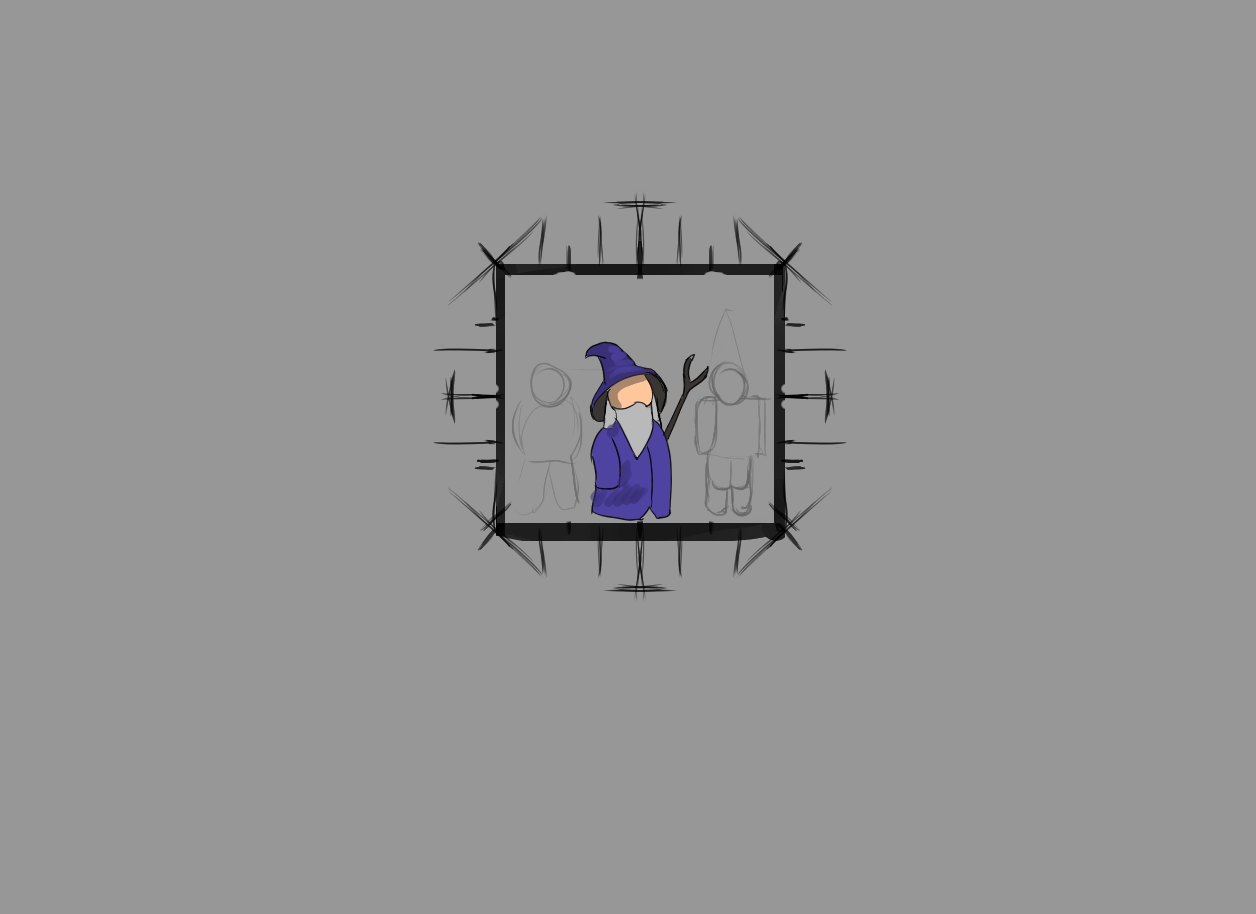
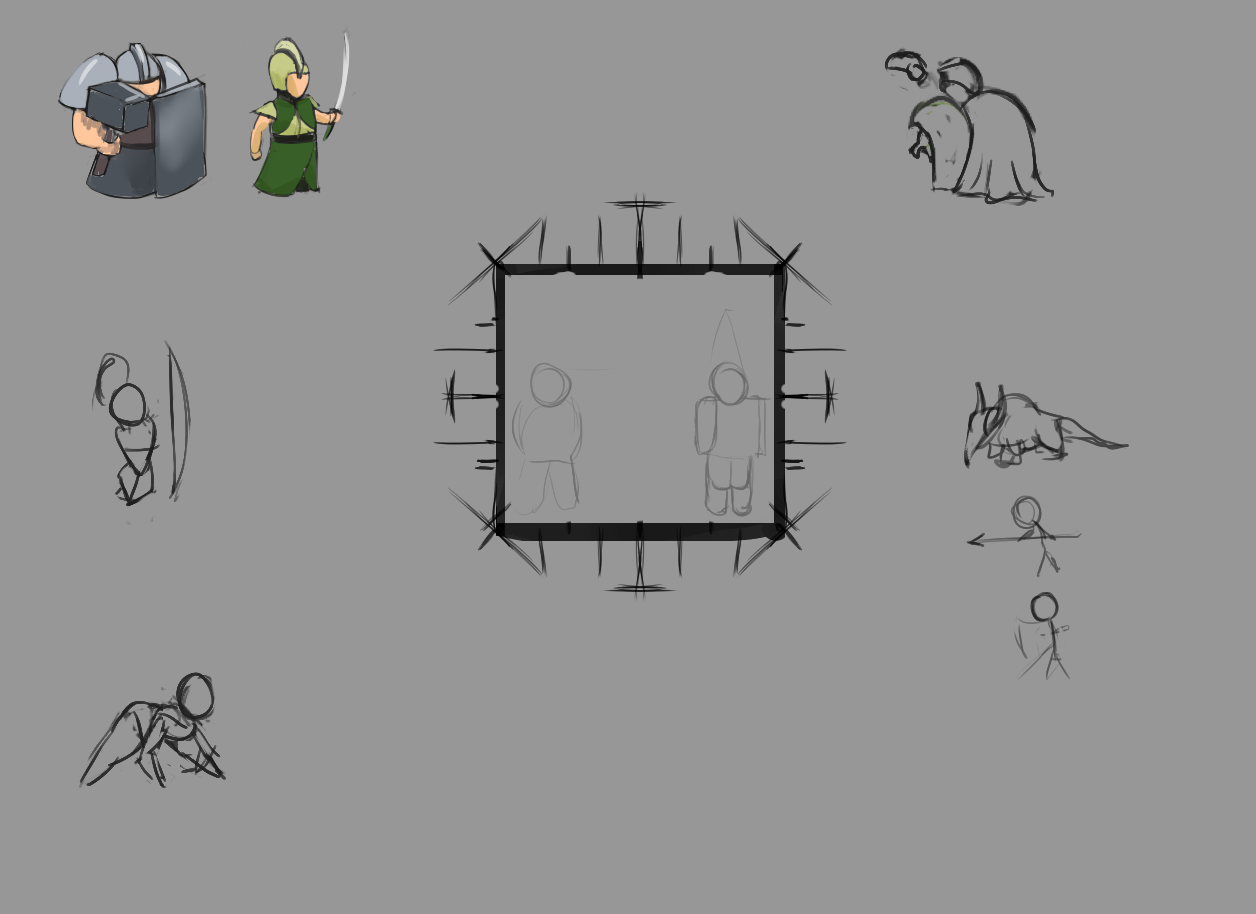
Comparing the layer stacks of the two 1256x914 images. Changes:
pixels changed over [58, 25, 1129, 788] (layer not identified)
